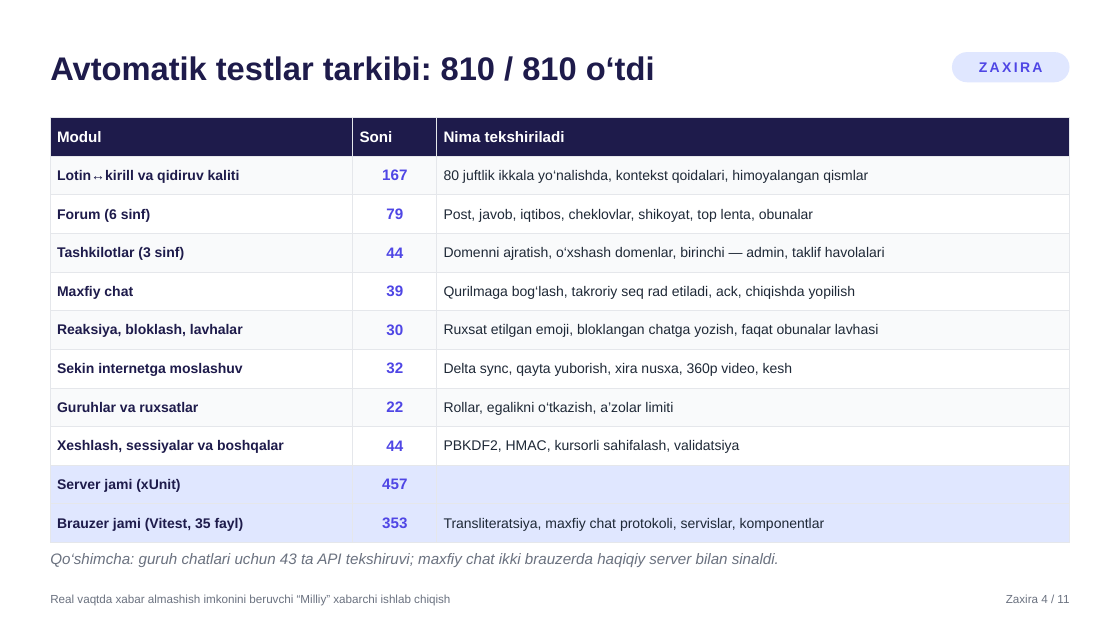
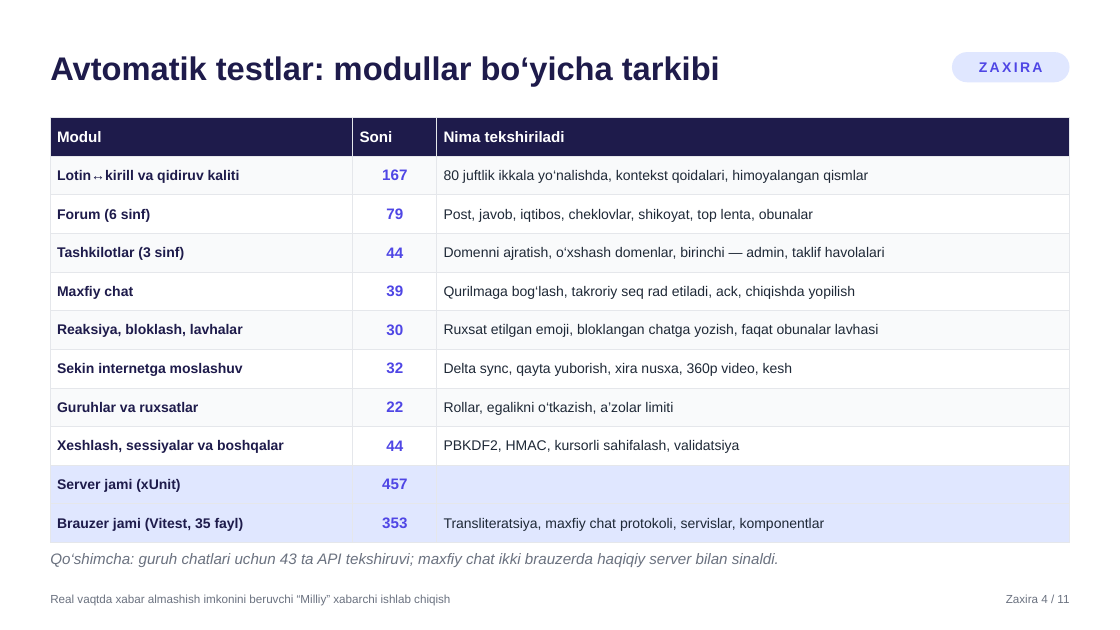
Before and after one commit to SardorSohinazarov/diplom-ish, a slide deck: slide 22 of diplom/Himoya_taqdimoti_Sohinazarov_Sardor.pptx. Drawn at 1120x630 pixels with LibreOffice and Linux fonts; fonts in the diff are those of the drawing. Boxes give left, top, right and bottom in pixels: in the first picture for what was removed or moved away, otherwise in the second. Text is boxed around its words. In the diff, an @@ line names an element or a change of style, - is before the commit and + after.

```diff
--- a/diplom/Himoya_taqdimoti_Sohinazarov_Sardor.pptx
+++ b/diplom/Himoya_taqdimoti_Sohinazarov_Sardor.pptx
@@ text at [50,56,720,86]: text changed @@
-Avtomatik testlar tarkibi: 810 / 810 o‘tdi
+Avtomatik testlar: modullar bo‘yicha tarkibi
```
Also in this commit, not shown: 19 other slides changed, 2 other files.
